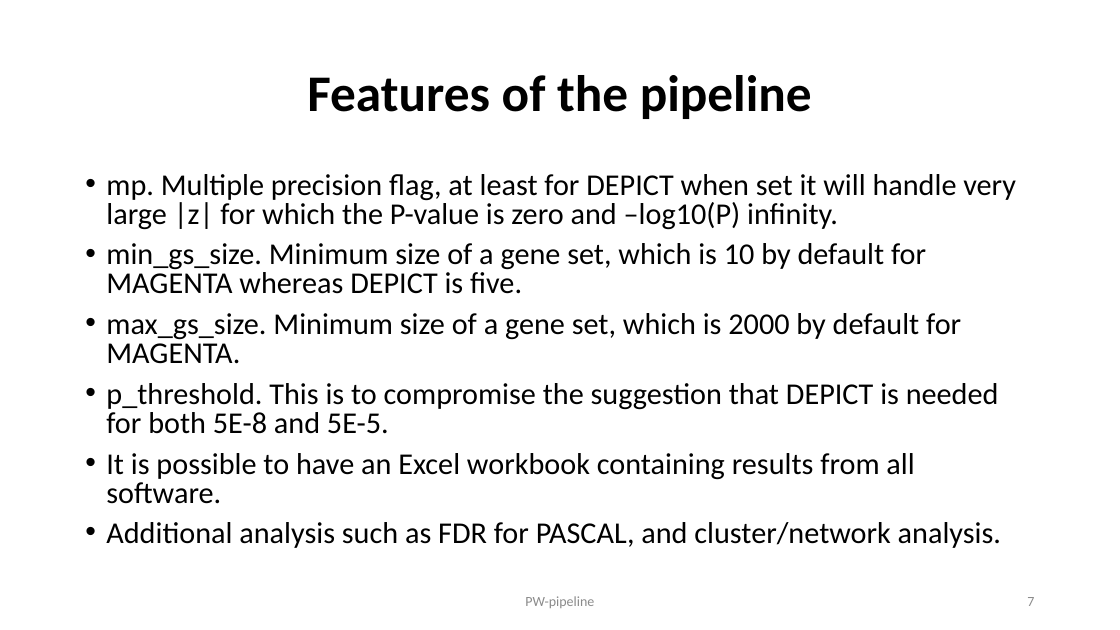
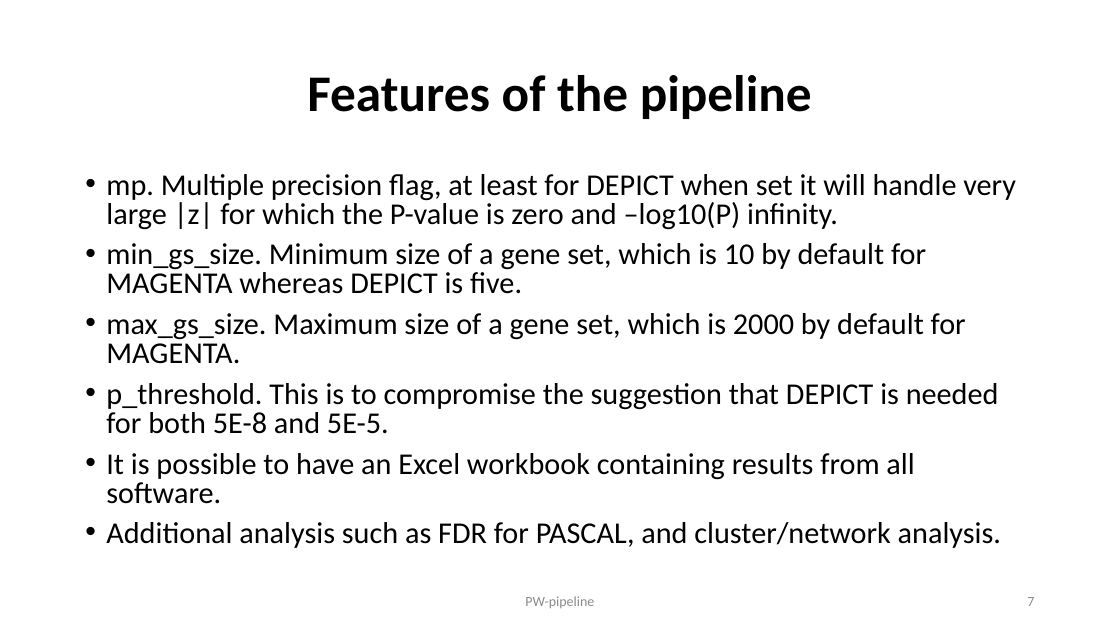
Before and after one commit to jinghuazhao/PW-pipeline, a slide deck: slide 7 of README.pptx. Drawn at 1120x630 pixels with LibreOffice and Linux fonts; fonts in the diff are those of the drawing. Boxes give left, top, right and bottom in pixels: in the first picture for what was removed or moved away, otherwise in the second. Text is boxed around its words. In the diff, an @@ line names an element or a change of style, - is before the commit and + after.

Commit message:
README

```diff
--- a/README.pptx
+++ b/README.pptx
@@ text at (106, 313, 966, 364): text changed @@
-• max_gs_size. Minimum size of a gene set, which is 2000 by default for MAGENTA.
+• max_gs_size. Maximum size of a gene set, which is 2000 by default for MAGENTA.
```
